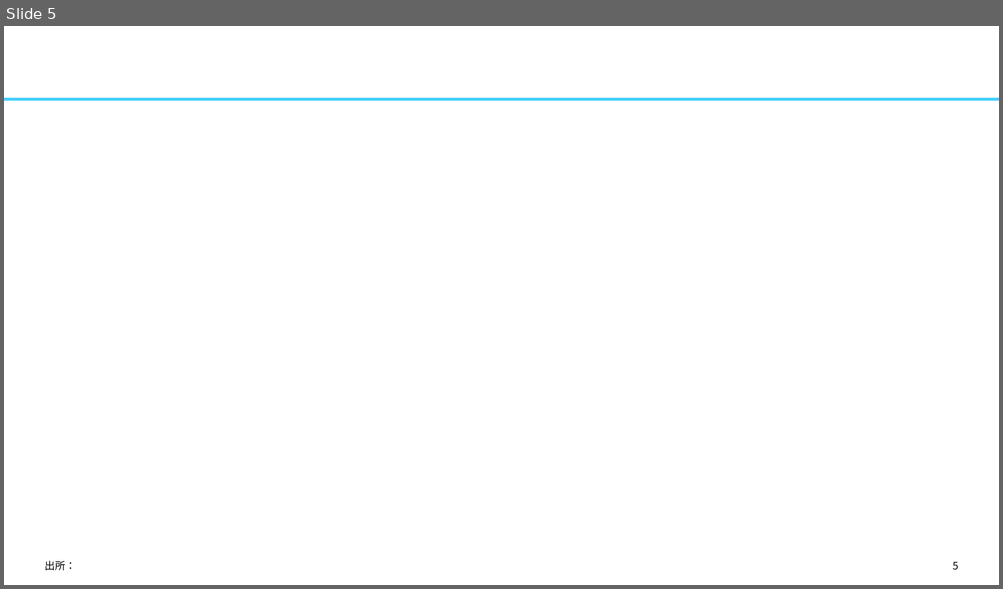
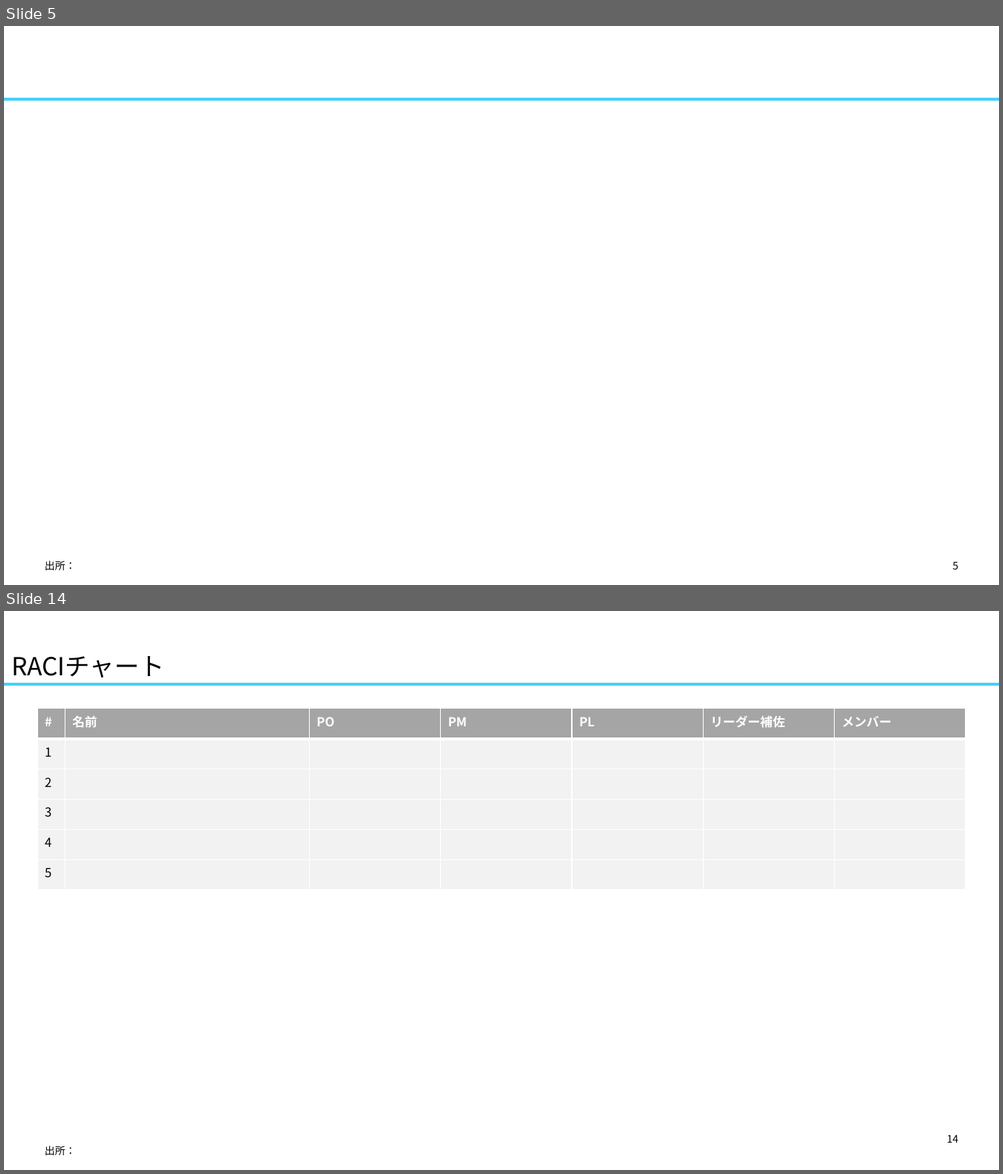
Before and after one commit to yuzucha16/dotfiles, a slide deck: office/Blank.potx. Shown one above the other, each under a label of ours: slide 5 before the commit, slides 5 and 14 after it; the slides between them are not shown. The pictures are 1003x589 and 1003x1174 pixels, drawn with LibreOffice and Linux fonts; fonts in the diff are those of the drawing. Boxes give left, top, right and bottom in pixels: in the first picture for what was removed or moved away, otherwise in the second. Text is boxed around its words. In the diff, an @@ line names an element or a change of style, - is before the commit and + after.

```diff
--- a/office/Blank.potx
+++ b/office/Blank.potx
@@ slide 14 added at (4,611,999,1170), background #FFFFFF; not listed: 1 template element that a slide beside it also shows @@
@@ title added at (11,656,165,678), 24 pt, text #000000 @@
+RACIチャート
@@ table added at (37,709,966,890), 6 rows, 7 columns @@
+# | 名前 | PO | PM | PL | リーダー補佐 | メンバー
+1 |  |  |  |  |  | 
+2 |  |  |  |  |  | 
+3 |  |  |  |  |  | 
+4 |  |  |  |  |  | 
+5 |  |  |  |  |  | 
@@ page number added at (947,1135,959,1143), 10 pt, text #000000 @@
+14
@@ text added at (45,1146,76,1156), 10 pt, text #000000 @@
+出所：
```
Also in this commit, not shown: 29 other slides added, 1 other file.
